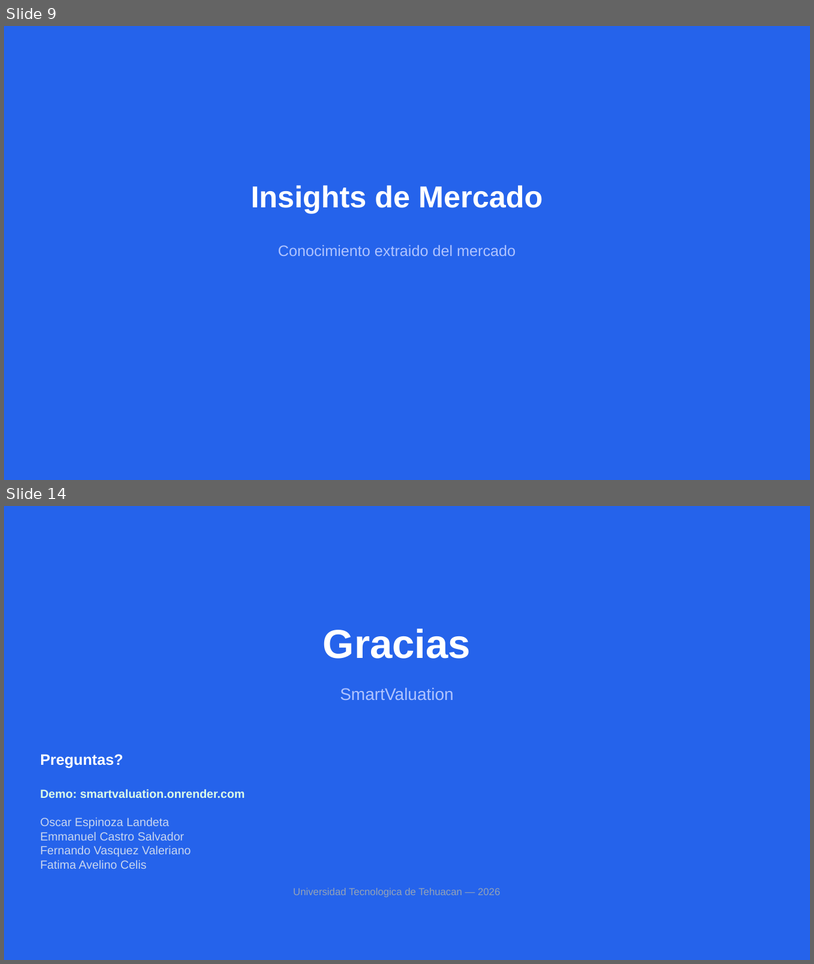
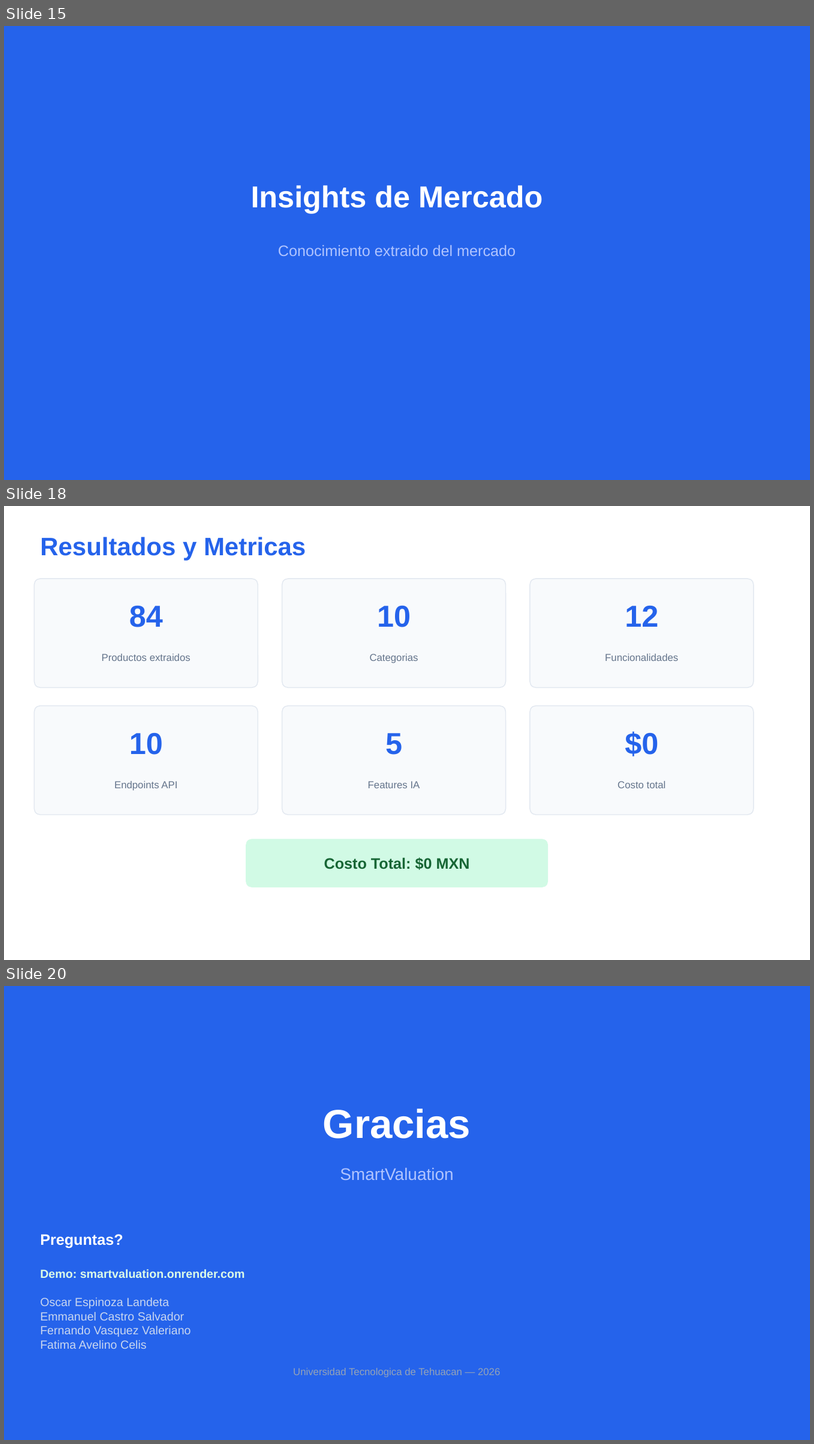
Before and after one commit to OscarEL1/smartvaluation, a slide deck: presentacion/SmartValuation_Presentacion.pptx. Shown one above the other, each under a label of ours: slides 9 and 14 before the commit, slides 15, 18 and 20 after it; the slides between them are not shown. The pictures are 814x964 and 814x1444 pixels, drawn with LibreOffice and Linux fonts; fonts in the diff are those of the drawing. Boxes give left, top, right and bottom in pixels: in the first picture for what was removed or moved away, otherwise in the second. Text is boxed around its words. In the diff, an @@ line names an element or a change of style, - is before the commit and + after.

Commit message:
docs: actualizar contexto, presentacion HTML/PDF/PPTX con todas las features nuevas

```diff
--- a/presentacion/SmartValuation_Presentacion.pptx
+++ b/presentacion/SmartValuation_Presentacion.pptx
@@ slide 18 added at (4, 506, 810, 960), background #FFFFFF @@
@@ text added at (40, 537, 306, 560), 30 pt, text #2563EB, bold @@
+Resultados y Metricas
@@ rounded rectangle added at (34, 579, 258, 687), fill #F8FAFC, outline #E2E8F0 1 pt @@
@@ rounded rectangle added at (282, 579, 506, 687), fill #F8FAFC, outline #E2E8F0 1 pt @@
@@ rounded rectangle added at (530, 579, 754, 687), fill #F8FAFC, outline #E2E8F0 1 pt @@
@@ text added at (129, 606, 163, 627), 36 pt, text #2563EB, bold @@
+84
@@ text added at (377, 606, 411, 627), 36 pt, text #2563EB, bold @@
+10
@@ text added at (625, 606, 659, 627), 36 pt, text #2563EB, bold @@
+12
@@ text added at (102, 654, 191, 661), 12 pt, text #64748B @@
+Productos extraidos
@@ text added at (370, 654, 419, 663), 12 pt, text #64748B @@
+Categorias
@@ text added at (605, 654, 678, 661), 12 pt, text #64748B @@
+Funcionalidades
@@ rounded rectangle added at (34, 706, 258, 814), fill #F8FAFC, outline #E2E8F0 1 pt @@
@@ rounded rectangle added at (282, 706, 506, 814), fill #F8FAFC, outline #E2E8F0 1 pt @@
@@ rounded rectangle added at (530, 706, 754, 814), fill #F8FAFC, outline #E2E8F0 1 pt @@
@@ text added at (129, 733, 163, 754), 36 pt, text #2563EB, bold @@
+10
@@ text added at (386, 733, 402, 754), 36 pt, text #2563EB, bold @@
+5
@@ text added at (625, 731, 659, 756), 36 pt, text #2563EB, bold @@
+$0
@@ text added at (114, 781, 177, 790), 12 pt, text #64748B @@
+Endpoints API
@@ text added at (368, 781, 420, 788), 12 pt, text #64748B @@
+Features IA
@@ text added at (618, 781, 666, 788), 12 pt, text #64748B @@
+Costo total
@@ rounded rectangle added at (246, 839, 548, 887), fill #D1FAE5 @@
@@ text added at (324, 857, 470, 870), 18 pt, text #166534, bold @@
+Costo Total: $0 MXN
@@ what was slide 9 is now slide 15 @@
@@ what was slide 14 is now slide 20 @@
```
Also in this commit, not shown: 6 slides changed, 7 other slides added, 2 slides removed, 5 other files.
